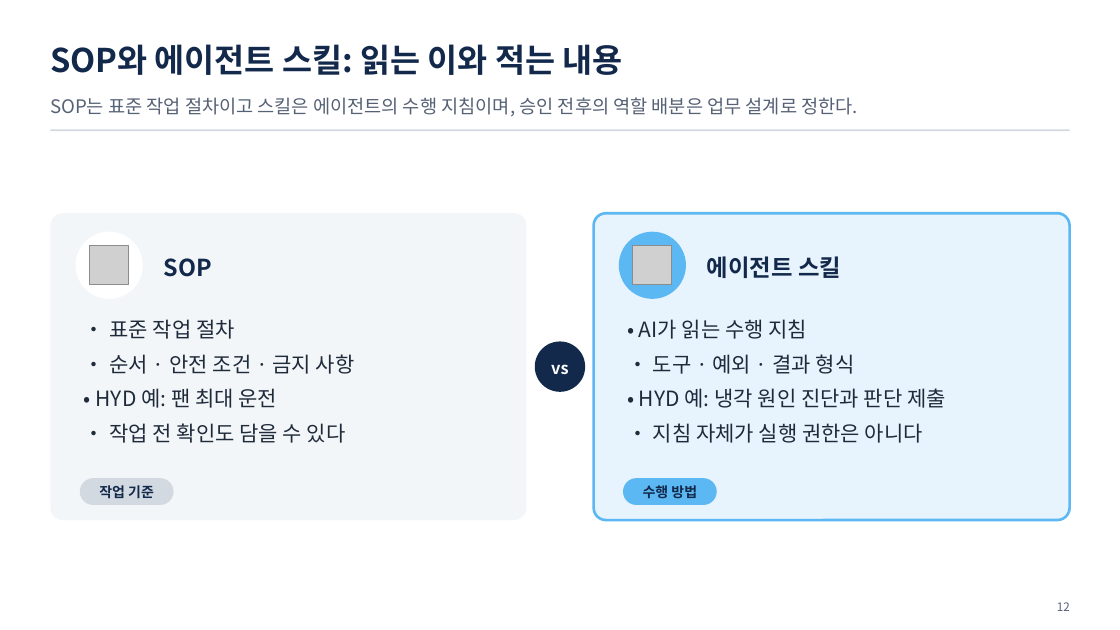
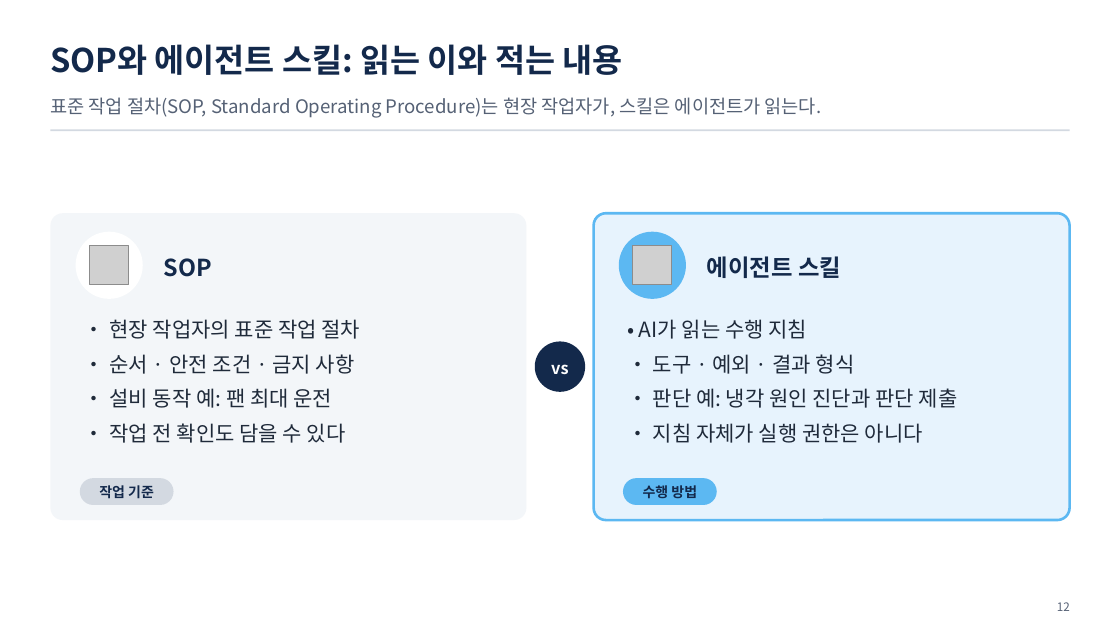
Before and after one commit to uengine-oss/hyd-iot-edu, a slide deck: slide 12 of workspace/강의제작/산출물/통합반/이론_오프라인/06회차/통합반_오프라인_06회차.pptx. Drawn at 1120x630 pixels with LibreOffice and Linux fonts; fonts in the diff are those of the drawing; grey boxes stand for pictures. Boxes give left, top, right and bottom in pixels: in the first picture for what was removed or moved away, otherwise in the second. Text is boxed around its words. In the diff, an @@ line names an element or a change of style, - is before the commit and + after.

Commit message:
통합반 현장 6회차 11~16장 운전원의 SOP와 에이전트 스킬을 두 경보 원문 및 일회 요청과 대조하는 노트를 검증한다

```diff
--- a/workspace/강의제작/산출물/통합반/이론_오프라인/06회차/통합반_오프라인_06회차.pptx
+++ b/workspace/강의제작/산출물/통합반/이론_오프라인/06회차/통합반_오프라인_06회차.pptx
@@ text at box(50, 97, 822, 118): text changed @@
-SOP는 표준 작업 절차이고 스킬은 에이전트의 수행 지침이며, 승인 전후의 역할 배분은 업무 설계로 정한다.
+표준 작업 절차(SOP, Standard Operating Procedure)는 현장 작업자가, 스킬은 에이전트가 읽는다.
@@ text at box(110, 319, 361, 339): text changed @@
-• 표준 작업 절차
+• 현장 작업자의 표준 작업 절차
@@ text at box(110, 388, 333, 408): text changed @@
-• HYD 예: 팬 최대 운전
+• 설비 동작 예: 팬 최대 운전
@@ text at box(653, 388, 958, 408): text changed @@
-• HYD 예: 냉각 원인 진단과 판단 제출
+• 판단 예: 냉각 원인 진단과 판단 제출
```
Also in this commit, not shown: 5 other slides changed, 10 other files.
